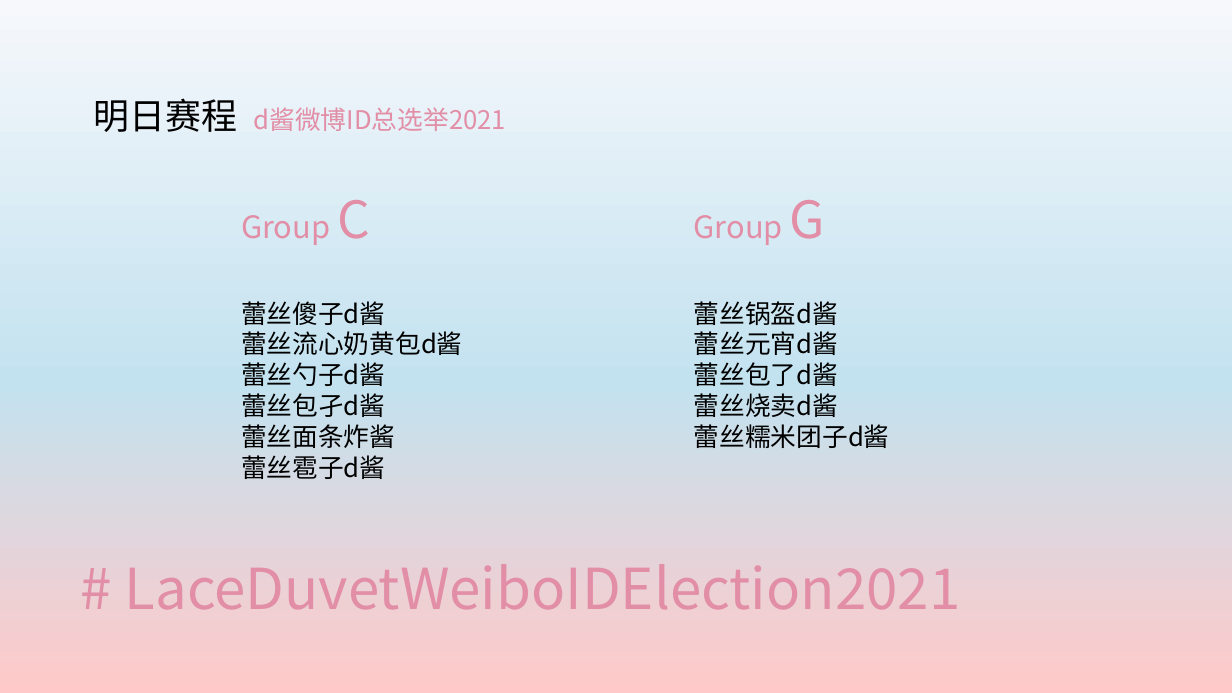
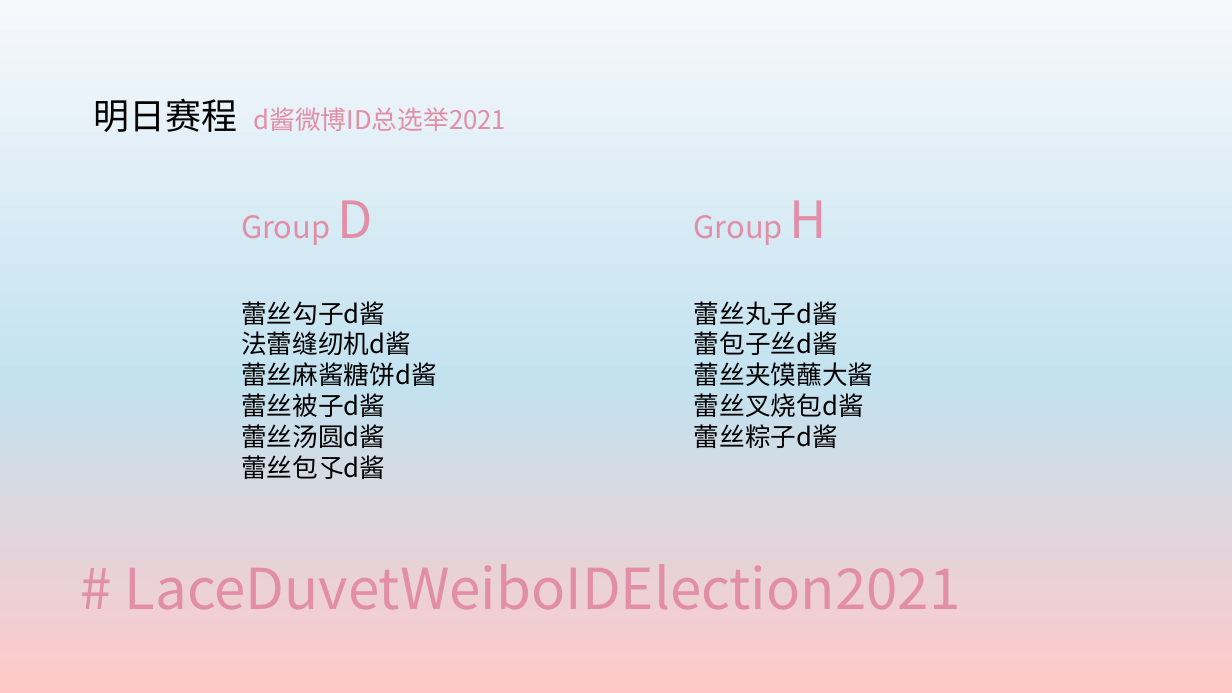
Before and after one commit to yyyeying/LaceDuvetWeiboIDElection2021, a slide deck: slide 8 of documents/race_profile/result_board.pptx (slide 6 before the commit). Drawn at 1232x693 pixels with LibreOffice and Linux fonts; fonts in the diff are those of the drawing. Boxes give left, top, right and bottom in pixels: in the first picture for what was removed or moved away, otherwise in the second. Text is boxed around its words. In the diff, an @@ line names an element or a change of style, - is before the commit and + after.

```diff
--- a/documents/race_profile/result_board.pptx
+++ b/documents/race_profile/result_board.pptx
@@ text at (241,200,372,245): text changed @@
-Group C
+Group D
@@ text at (694,200,827,245): text changed @@
-Group G
+Group H
@@ text at (241,301,437,479): text changed @@
-蕾丝傻子d酱
-蕾丝流心奶黄包d酱
-蕾丝勺子d酱
-蕾丝包孑d酱
-蕾丝面条炸酱
-蕾丝雹子d酱
+蕾丝勾子d酱
+法蕾缝纫机d酱
+蕾丝麻酱糖饼d酱
+蕾丝被子d酱
+蕾丝汤圆d酱
+蕾丝包孓d酱
@@ text at (694,301,874,448): text changed @@
-蕾丝锅盔d酱
-蕾丝元宵d酱
-蕾丝包了d酱
-蕾丝烧卖d酱
-蕾丝糯米团子d酱
+蕾丝丸子d酱
+蕾包子丝d酱
+蕾丝夹馍蘸大酱
+蕾丝叉烧包d酱
+蕾丝粽子d酱
```
Also in this commit, not shown: 1 other slide changed, 3 slides added, 17 other files.
